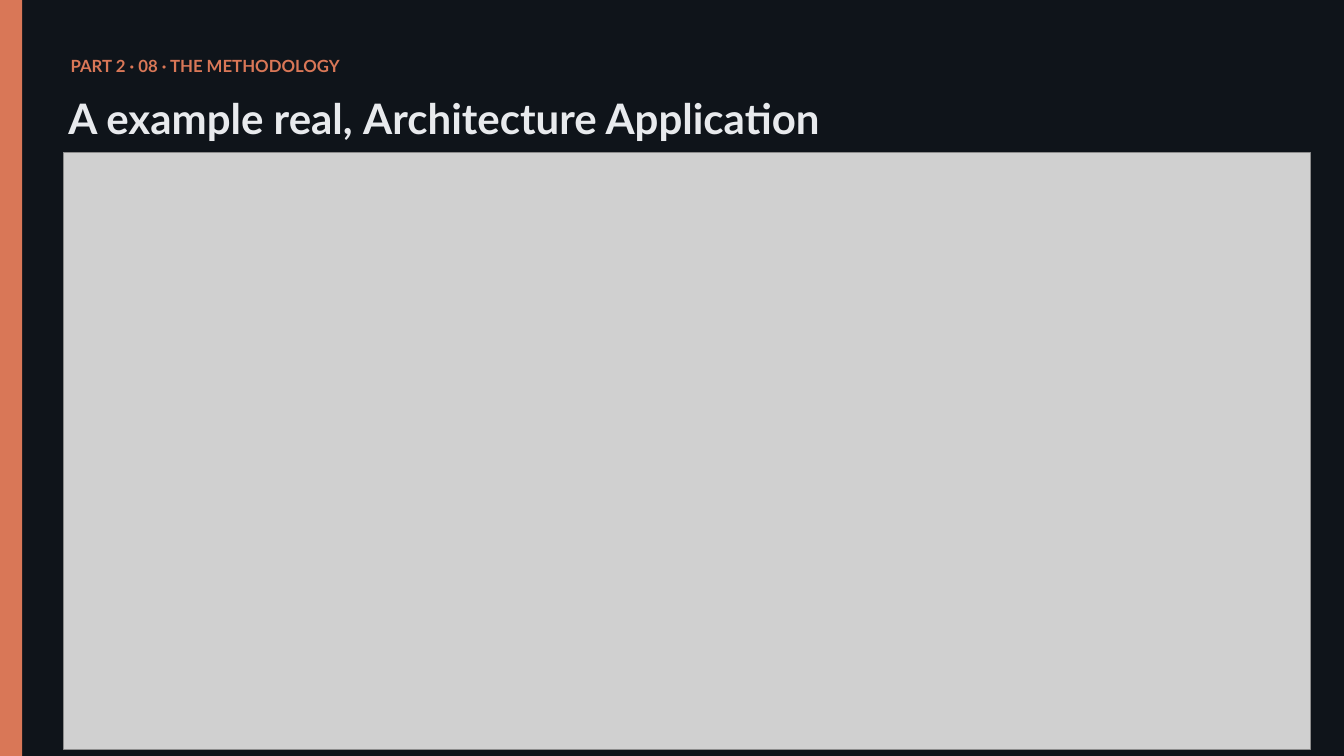
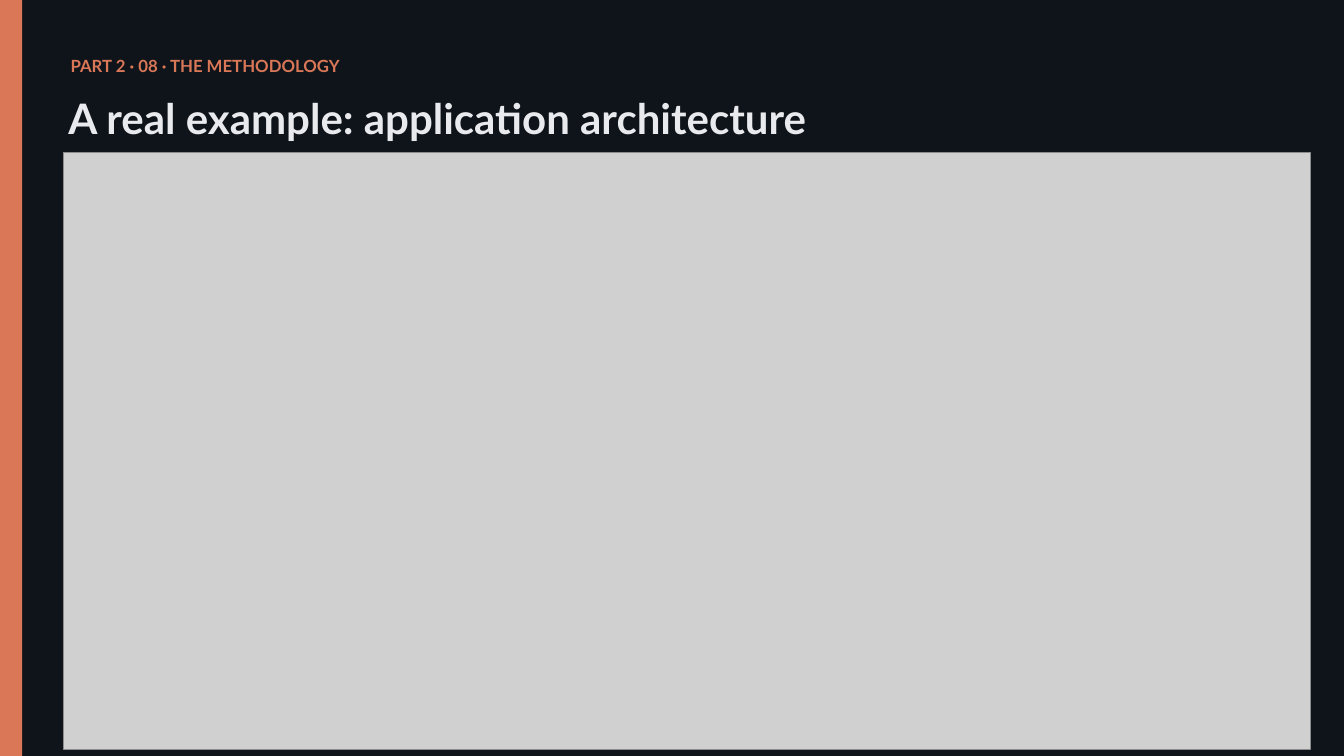
Before and after one commit to olonok69/claude_code_ml_engineer, a slide deck: slide 24 of presentacion/Claude_Code_Presentacion_EN.pptx. Drawn at 1344x756 pixels with LibreOffice and Linux fonts; fonts in the diff are those of the drawing; grey boxes stand for pictures. Boxes give left, top, right and bottom in pixels: in the first picture for what was removed or moved away, otherwise in the second. Text is boxed around its words. In the diff, an @@ line names an element or a change of style, - is before the commit and + after.

```diff
--- a/presentacion/Claude_Code_Presentacion_EN.pptx
+++ b/presentacion/Claude_Code_Presentacion_EN.pptx
@@ text at [68,103,806,141]: text changed @@
-A example real, Architecture Application
+A real example: application architecture
```
Also in this commit, not shown: 2 other files.
